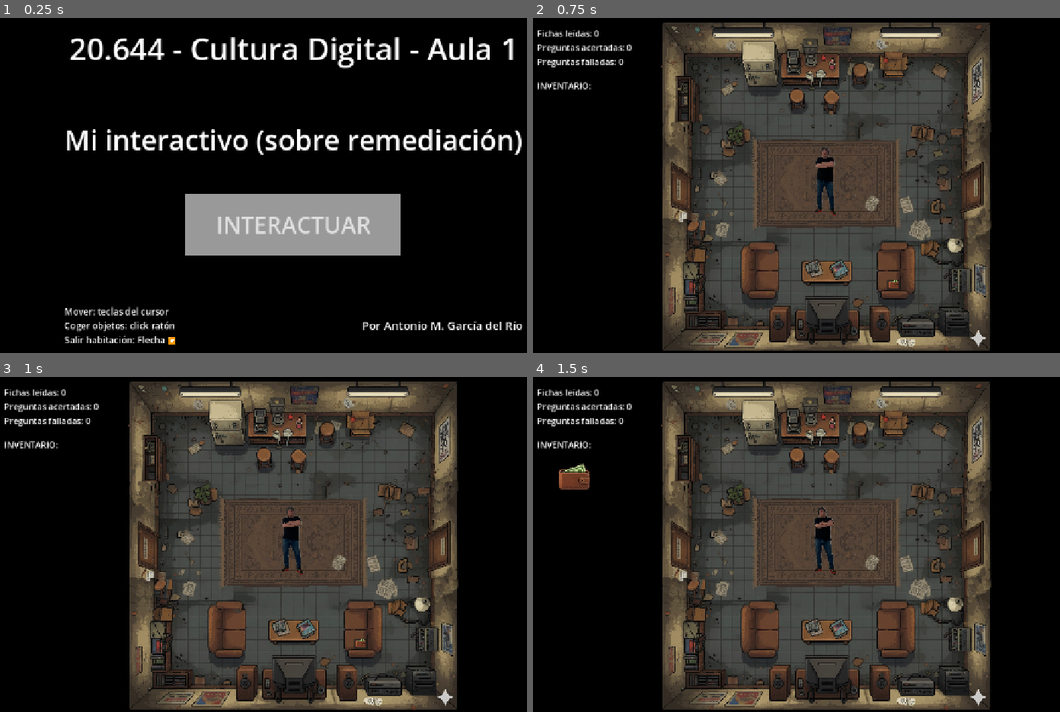
Above: before the commit, frames 1-4 (two rows, left to right).
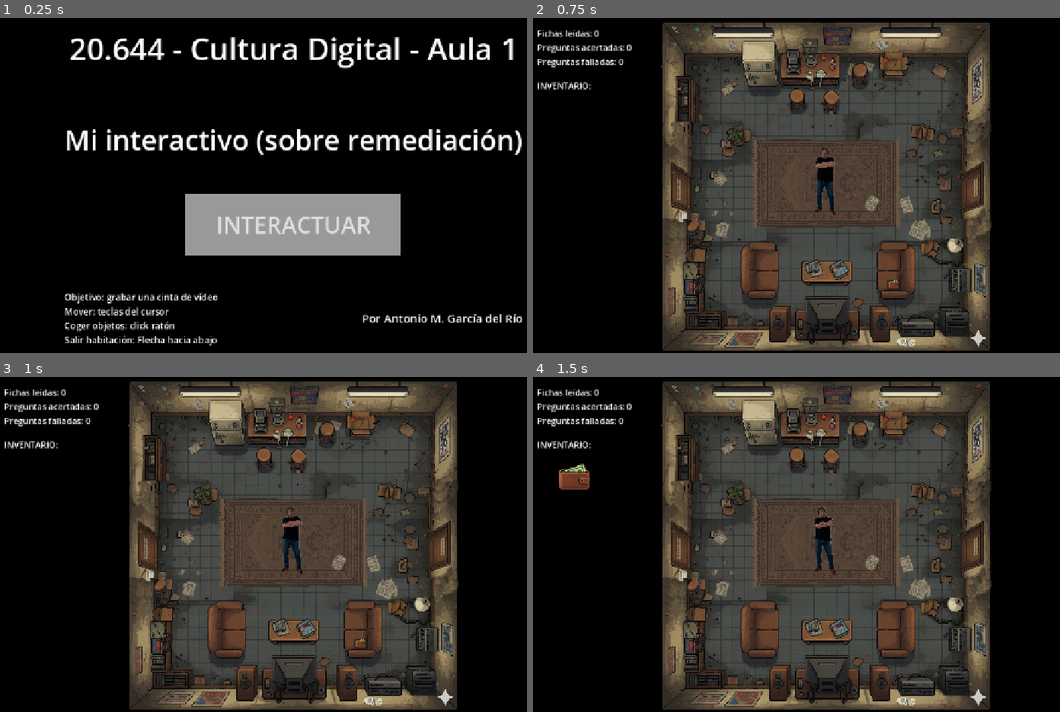
Above: after the commit, the same moments.

Repository: agarciadelrio/culturadigital-interactivo-godot
Game: Godot game, scene res://TheGame.tscn
Same seed, same stepped clock (60 frames per second), same inputs: the game is played once before the commit and once after it. Video files are missing from this copy of the repository; at most half a second of black plays in their place.
Inputs (mouse positions are in pixels of both pictures, inside the frame that each line leads up to):
- Up to frame 1 (0.25 s): no input
- Up to frame 2 (0.75 s): click "INTERACTUAR" at 0.5 s
- Up to frame 3 (1 s): no input
- Up to frame 4 (1.5 s): click (891, 645) at 1.25 s

The runs differ from the first frame. In frame 1, 1.3% of the frame differs, in the area x 12-100%, y 81-98%; in frame 2, nothing differs; in frame 3, nothing differs; in frame 4, nothing differs.

Commit message:
FIX: fix reboot game

Diff:
--- a/Global.gd
+++ b/Global.gd
@@ -38,7 +38,6 @@
 	count_ok = 0
 	count_fail = 0
 	print_counters()
-
 
 func set_pick_item_signal(_node: Node):
 	print("SETTING PICK ITEM SIGNAL")
@@ -106,6 +105,23 @@
 	item_icon.set_meta("item_id", item_id)
 	box.add_child(item_icon)
 
+func _reset_inventory_box() -> void:
+	if not the_game:
+		return
+
+	var box: VBoxContainer = the_game.get_node_or_null("PanelLateral/VBoxContainer/Panel/InventoryBox")
+	if not box:
+		push_error("InventoryBox no encontrado")
+		return
+
+	# Borramos todos los hijos y esperamos a que se liberen
+	for child in box.get_children():
+		child.queue_free()
+
+	# Esperamos un frame para que Godot termine de limpiar
+	await get_tree().process_frame
+	#print("Inventario reiniciado")
+
 func load_quiz_once() -> void:
 	if quiz_loaded:
 		return  # ← Ya cargado, no hacemos nada
@@ -169,3 +185,8 @@
 	if not the_game: return
 	count_fail += 1
 	print_counters()
+
+func reset_inventory():
+	inventory = []
+	second_chance = false
+	_reset_inventory_box()
--- a/Scenes/Home.tscn
+++ b/Scenes/Home.tscn
@@ -90,9 +90,10 @@
 size_flags_horizontal = 3
 size_flags_vertical = 10
 theme_override_font_sizes/font_size = 19
-text = "Mover: teclas del cursor
+text = "Objetivo: grabar una cinta de vídeo
+Mover: teclas del cursor
 Coger objetos: click ratón
-Salir habitación: Flecha 🔽"
+Salir habitación: Flecha hacia abajo"
 vertical_alignment = 2
 
 [node name="Label4" type="Label" parent="Container/VBoxContainer/HBoxContainer"]
--- a/Scenes/home.gd
+++ b/Scenes/home.gd
@@ -7,4 +7,5 @@
 
 func _on_btn_enter_pressed() -> void:
 	Global.reset_counters()
+	Global.reset_inventory()
 	Global.change_room(Global.ROOM_LIVING)
--- a/TheGame.gd
+++ b/TheGame.gd
@@ -18,7 +18,6 @@
 	#change_room(Global.ROOM_SHOP)
 	change_room(Global.ROOM_ENTER)
 	ui_hide()
-
 
 # ------------------------------------------------------------------
 # Función llamada desde Global.change_room()
